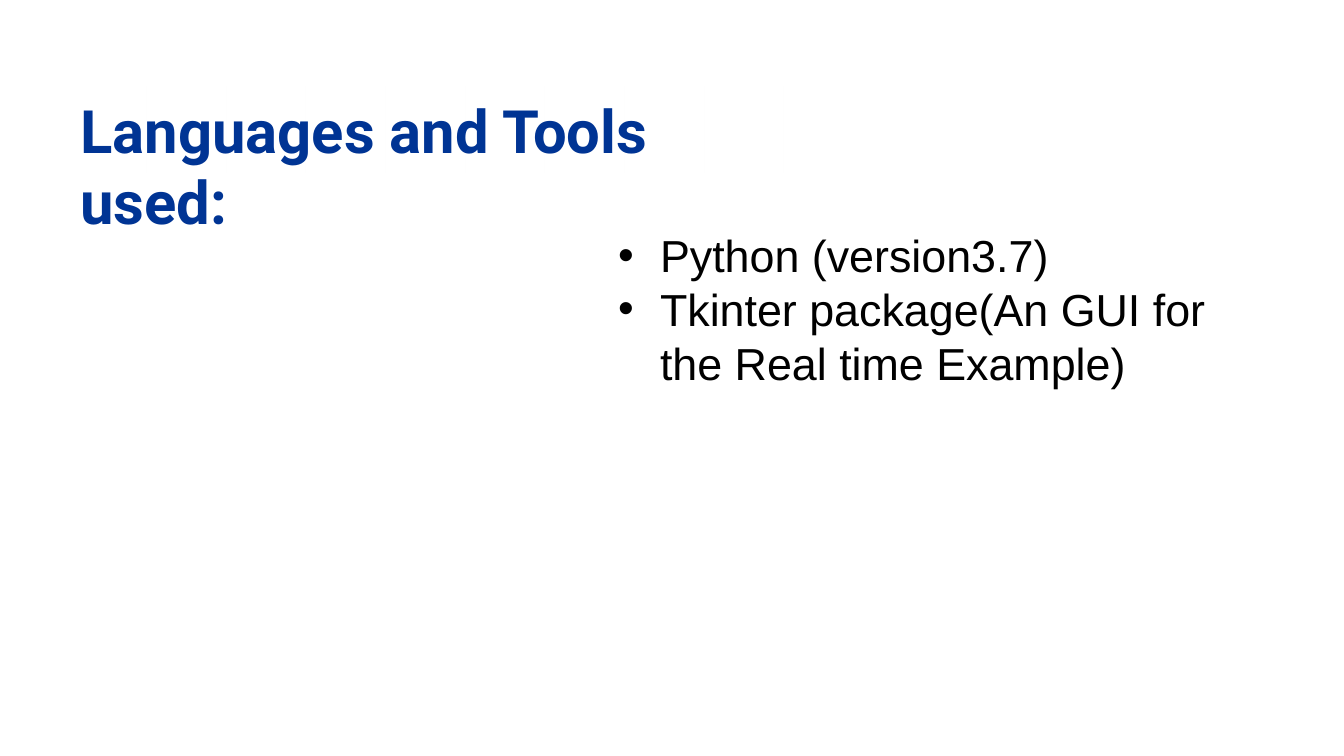
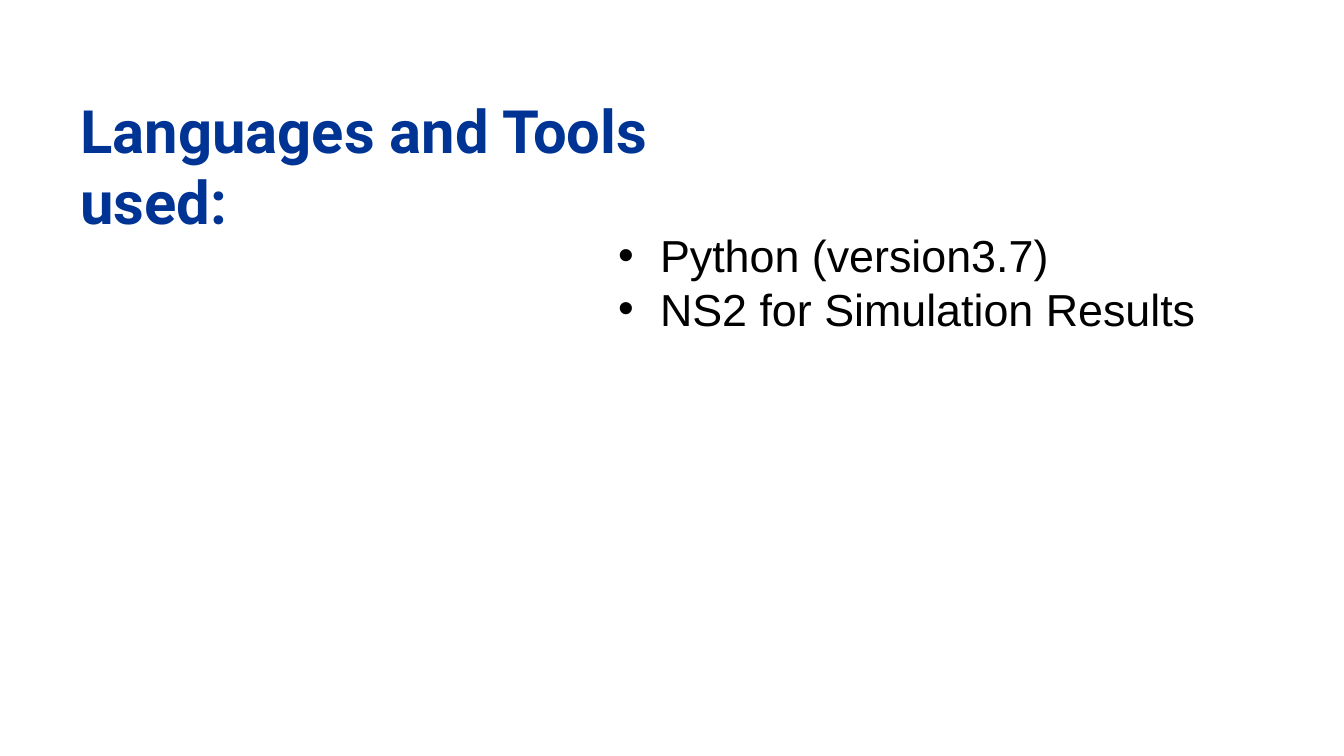
Before and after one commit to aakash-cse/DeRUDP-ED, a slide deck: slide 5 of project-ppt.pptx. Drawn at 1344x756 pixels with LibreOffice and Linux fonts; fonts in the diff are those of the drawing; background and template pictures are left out. Boxes give left, top, right and bottom in pixels: in the first picture for what was removed or moved away, otherwise in the second. Text is boxed around its words. In the diff, an @@ line names an element or a change of style, - is before the commit and + after.

```diff
--- a/project-ppt.pptx
+++ b/project-ppt.pptx
@@ text at [660, 293, 1195, 327]: text changed @@
-• Tkinter package(An GUI for the Real time Example)
+• NS2 for Simulation Results
```
Also in this commit, not shown: 4 other slides changed, 10 other files.
